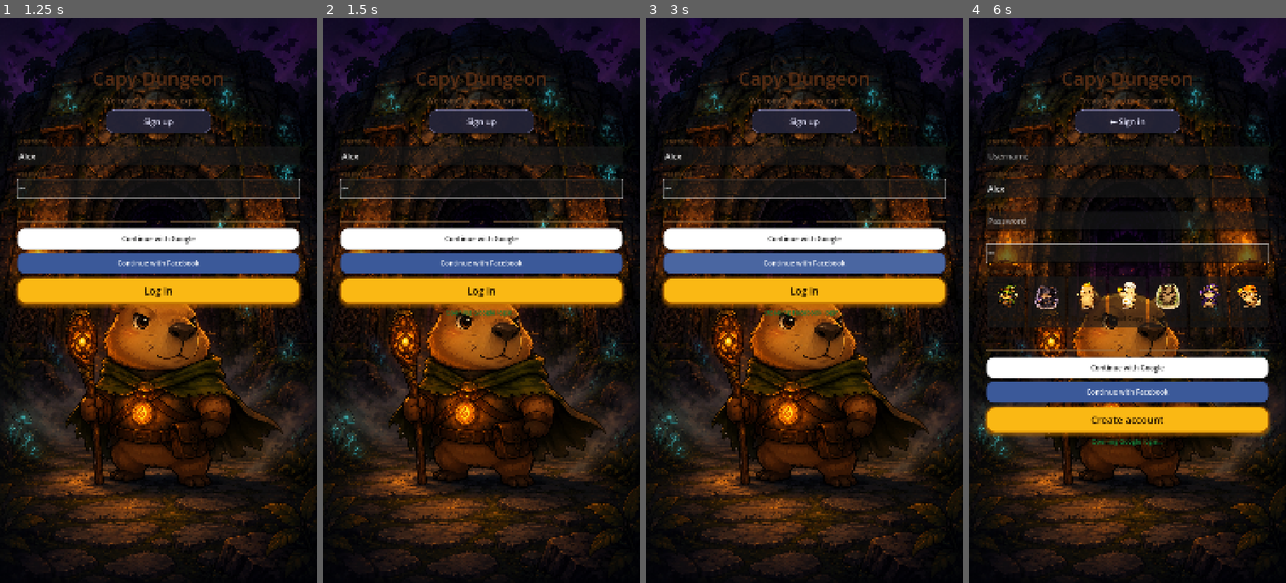
Above: before the commit, frames 1-4 (left to right).
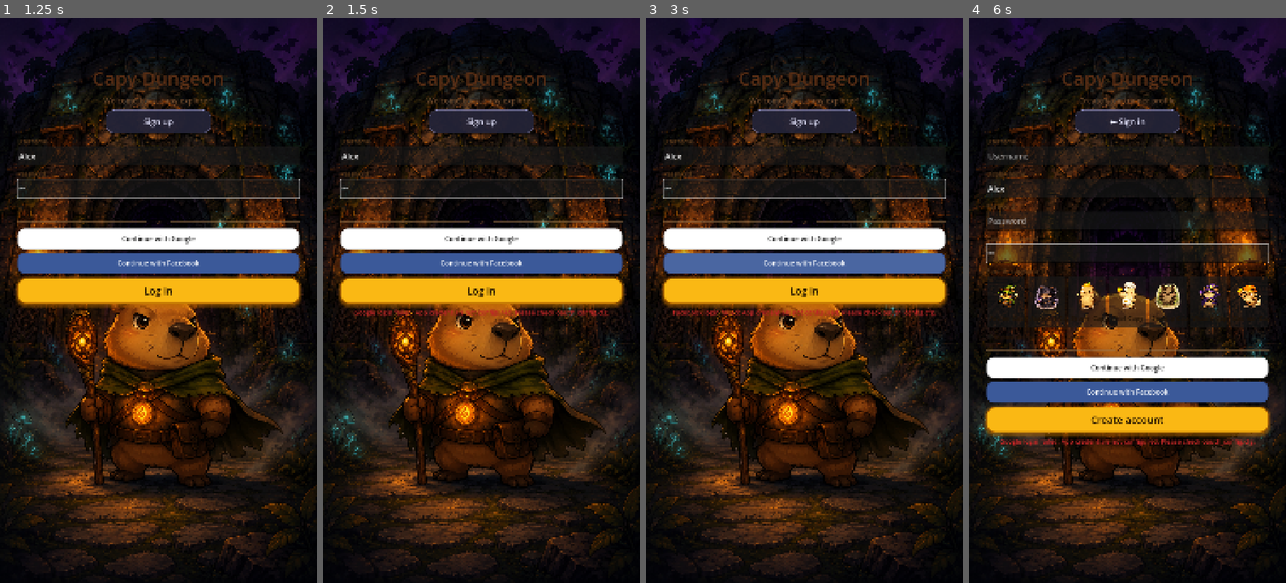
Above: after the commit, the same moments.

Repository: jeffrylim92/capy-dungeon
Game: Godot game, scene res://scenes/Main.tscn
Same seed, same stepped clock (60 frames per second), same inputs: the game is played once before the commit and once after it.
Inputs (mouse positions are in pixels of both pictures, inside the frame that each line leads up to):
- Up to frame 1 (1.25 s): click (158, 153) at 0.52 s; type "Alex" at 0.6 s; click (158, 187) at 0.75 s; type "12" at 0.83 s
- Up to frame 2 (1.5 s): click "Continue with Google" at 1.25 s
- Up to frame 3 (3 s): click "Continue with Google" at 2 s; click "Continue with Facebook" at 2.75 s
- Up to frame 4 (6 s): click "Continue with Facebook" at 3.5 s; click "Sign up" at 4.25 s; click (1127, 187) at 5.02 s; type "Alex" at 5.1 s; click (1127, 255) at 5.25 s; type "12" at 5.33 s; click "Continue with Google" at 5.75 s

Frame 1 is identical in both runs. In frame 2, 0.6% of the frame differs, in the area x 9-91%, y 51-53%; in frame 3, 0.6%; in frame 4, 0.6%.

Commit message:
Fix OAuth: non-blocking TCP read, auto-close browser tab, window focus; fix characters not found in APK

Diff:
--- a/scripts/SocialAuth.gd
+++ b/scripts/SocialAuth.gd
@@ -119,26 +119,39 @@
 var _mobile_waiting:   bool        = false
 var _mobile_elapsed:   float       = 0.0
 var _using_relay:      bool        = false   # true when Facebook relay handles exchange
+var _busy:             bool        = false   # true while an auth flow is in progress
 
 func _ready() -> void:
 	_load_secrets()
 	_http = HTTPRequest.new()
 	add_child(_http)
 	_http.request_completed.connect(_on_http_completed)
+	# Reset busy flag whenever auth completes (success or failure)
+	auth_success.connect(func(_p: String, _pr: Dictionary) -> void: _busy = false)
+	auth_failed.connect(func(_p: String, _e: String) -> void: _busy = false)
 
 func _load_secrets() -> void:
+	if not FileAccess.file_exists(_SECRETS_PATH):
+		push_error("SocialAuth: secrets file not found at '%s'. Copy secrets/oauth_config.cfg.example to secrets/oauth_config.cfg and fill in your credentials." % _SECRETS_PATH)
+		return
 	var cfg := ConfigFile.new()
 	var err := cfg.load(_SECRETS_PATH)
 	if err != OK:
-		push_warning("SocialAuth: could not load %s (err %d) — OAuth will not work" % [_SECRETS_PATH, err])
-		return
-	OAUTH_CONFIG["google"]["client_id"]     = cfg.get_value("google",   "client_id",     "")
-	OAUTH_CONFIG["google"]["client_secret"] = cfg.get_value("google",   "client_secret", "")
-	OAUTH_CONFIG["facebook"]["client_id"]   = cfg.get_value("facebook", "client_id",     "")
-	OAUTH_CONFIG["facebook"]["client_secret"]= cfg.get_value("facebook","client_secret", "")
+		push_error("SocialAuth: could not parse %s (err %d) — OAuth will not work" % [_SECRETS_PATH, err])
+		return
+	var google_dict: Dictionary = OAUTH_CONFIG["google"]
+	google_dict["client_id"]     = cfg.get_value("google",   "client_id",     "")
+	google_dict["client_secret"] = cfg.get_value("google",   "client_secret", "")
+	var fb_dict: Dictionary = OAUTH_CONFIG["facebook"]
+	fb_dict["client_id"]     = cfg.get_value("facebook", "client_id",     "")
+	fb_dict["client_secret"] = cfg.get_value("facebook", "client_secret", "")
 	var relay: String = cfg.get_value("relay", "facebook_relay_url", FACEBOOK_RELAY_URL)
 	if not relay.is_empty():
 		FACEBOOK_RELAY_URL = relay
+	print("SocialAuth: secrets loaded — google client_id=%s… facebook client_id=%s" % [
+		(google_dict["client_id"] as String).left(12),
+		(fb_dict["client_id"] as String).left(6),
+	])
 
 ## Returns the list of providers to show on the current device.
 ## Facebook uses the relay server on mobile so it works on all platforms.
@@ -156,9 +169,17 @@
 
 ## Begin the OAuth flow for a provider string ("google" | "facebook").
 func start(provider: String) -> void:
+	if _busy:
+		return   # ignore if a flow is already in progress
 	if not OAUTH_CONFIG.has(provider):
 		auth_failed.emit(provider, "Unknown provider: " + provider)
 		return
+	var cid: String = (OAUTH_CONFIG[provider] as Dictionary).get("client_id", "") as String
+	if cid.is_empty():
+		push_error("SocialAuth: %s client_id is empty — did you fill in secrets/oauth_config.cfg?" % provider)
+		auth_failed.emit(provider, "App credentials not configured. Please check oauth_config.cfg.")
+		return
+	_busy             = true
 	_pending_provider = provider
 	_pending_state    = _random_state()
 	_step             = "token"
@@ -192,6 +213,8 @@
 		auth_failed.emit(_pending_provider, String(params["error"]))
 		return
 	if String(params.get("state", "")) != _pending_state:
+		push_error("SocialAuth state mismatch (deep link): got='%s' expected='%s'" % [
+			String(params.get("state", "")), _pending_state])
 		auth_failed.emit(_pending_provider, "State mismatch — possible CSRF attack")
 		return
 	# Relay flow: profile data already included in the URL — no code exchange needed.
@@ -258,35 +281,42 @@
 		return
 	if not _server.is_connection_available():
 		return
-
 	var conn := _server.take_connection()
-	if conn == null:
-		return
-
-	# Read the HTTP request (with a simple busy-wait; fine for a one-shot callback)
+	if conn != null:
+		_handle_callback_connection(conn)
+
+func _handle_callback_connection(conn: StreamPeerTCP) -> void:
 	var raw := PackedByteArray()
-	var waited: int = 0
-	while waited < 40:  # up to ~2 s
+	var frames: int = 0
+	while frames < 60:   # up to ~1s at 60fps — no OS.delay_msec, no freeze
+		conn.poll()
 		if conn.get_available_bytes() > 0:
 			var chunk: Array = conn.get_data(conn.get_available_bytes())
 			if chunk[0] == OK:
 				raw.append_array(chunk[1] as PackedByteArray)
-		var text := raw.get_string_from_utf8()
-		if text.contains("\r\n\r\n"):
+		if raw.get_string_from_utf8().contains("\r\n\r\n"):
 			break
-		OS.delay_msec(50)
-		waited += 1
+		await get_tree().process_frame
+		frames += 1
 
 	_stop_server()
 
-	# Reply so the browser shows a friendly close-me page
-	var html := "<html><body style='font-family:sans-serif;text-align:center;padding:80px'>" \
-		+ "<h2>\u2705 Signed in! Switch back to Capy Dungeon.</h2>" \
-		+ "<p style='color:#888'>You can close this tab.</p></body></html>"
+	# Reply with a page that auto-closes itself after 1 second
+	var html := "<!DOCTYPE html><html><head><meta charset='utf-8'>" \
+		+ "<script>setTimeout(function(){window.close();},1000);</script></head>" \
+		+ "<body style='font-family:sans-serif;text-align:center;padding:80px;background:#1a1a2e;color:#eee'>" \
+		+ "<h2 style='color:#4ade80'>&#10003; Signed in!</h2>" \
+		+ "<p style='color:#aaa'>You can close this tab and return to Capy Dungeon.</p>" \
+		+ "</body></html>"
 	var reply := "HTTP/1.1 200 OK\r\nContent-Type: text/html; charset=utf-8\r\n" \
 		+ "Content-Length: %d\r\nConnection: close\r\n\r\n%s" % [html.to_utf8_buffer().size(), html]
 	conn.put_data(reply.to_utf8_buffer())
+	await get_tree().process_frame
 	conn.disconnect_from_host()
+
+	# Bring game window to front
+	if not _is_mobile():
+		get_window().grab_focus()
 
 	# Parse the query string from the GET request line
 	var request_text := raw.get_string_from_utf8()
@@ -310,6 +340,8 @@
 		auth_failed.emit(_pending_provider, "Missing authorization code")
 		return
 	if String(params.get("state", "")) != _pending_state:
+		push_error("SocialAuth state mismatch (desktop): got='%s' expected='%s'" % [
+			String(params.get("state", "")), _pending_state])
 		auth_failed.emit(_pending_provider, "State mismatch — possible CSRF attack")
 		return
 
@@ -392,9 +424,10 @@
 
 static func _parse_qs(qs: String) -> Dictionary:
 	var result: Dictionary = {}
-	for part in qs.split("&"):
-		var kv := part.split("=", true)
-		if kv.size() >= 2:
+	for part in qs.split("&", false):
+		# maxsplit=1 ensures values containing "=" (e.g. base64 auth codes) are preserved
+		var kv := part.split("=", true, 1)
+		if kv.size() == 2:
 			result[kv[0]] = kv[1].uri_decode()
 		elif kv.size() == 1 and kv[0] != "":
 			result[kv[0]] = ""
